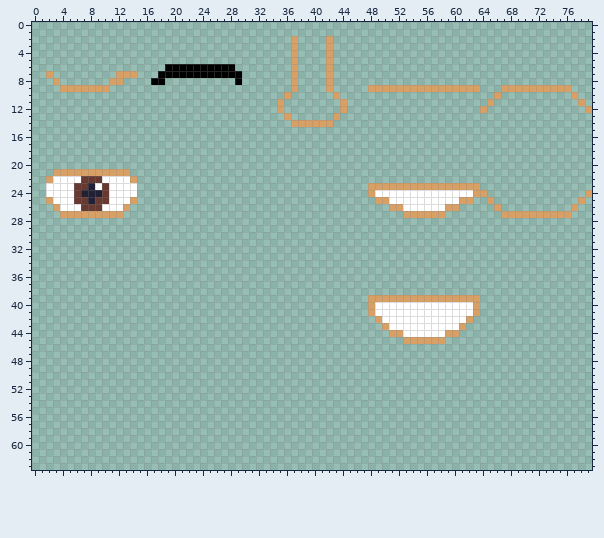
Sprite sheet -- public/assets/parts.png. That is the earlier state.
The file is 80x64 pixels.
Once edited:
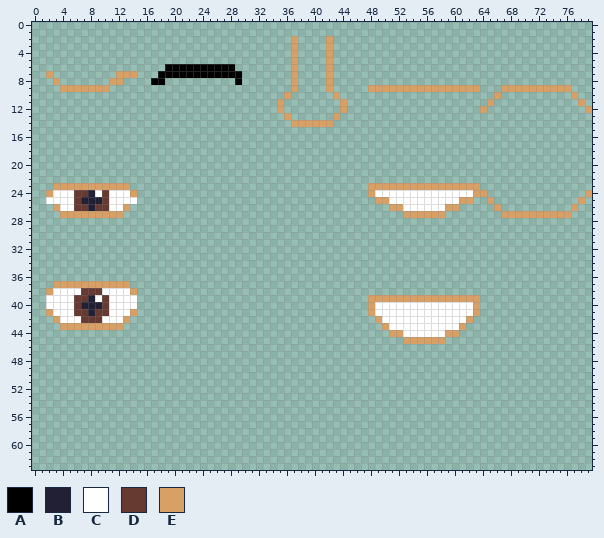
Palette (. is transparent): A #000000  B #222034  C #ffffff  D #663931  E #d9a066
The exact change:
There is now colour B in row 39 at x 8; in row 40 at x 7 to 9; in row 41 at x 8.
The edit turns colour D into colour B in row 25 at x 7 and 9; in row 26 at x 8.
There is now colour C in row 38 at x 3 to 6 and 10 to 13; in row 39 at x 2 to 5, 9 and 11 to 14; in row 40 at x 2 to 5 and 11 to 14; in row 41 at x 3 to 5 and 11 to 13; in row 42 at x 4 to 6 and 10 to 12.
The edit turns colour B into colour C in row 24 at x 9.
The edit turns colour E into colour C in row 25 at x 2 and 14.
There is now colour D in row 38 at x 7 to 9; in row 39 at x 6 to 7 and 10; in row 40 at x 6 and 10; in row 41 at x 6 to 7 and 9 to 10; in row 42 at x 7 to 9.
The edit turns colour B into colour D in row 24 at x 7.
The edit turns colour C into colour D in row 26 at x 6 and 10.
There is now colour E in row 37 at x 3 to 13; in row 38 at x 2 and 14; in row 41 at x 2 and 14; in row 42 at x 3 and 13; in row 43 at x 4 to 12.
The edit turns colour B into colour E in row 23 at x 8.
The edit turns colour C into colour E in row 23 at x 3 to 5, 9 and 11 to 13; in row 24 at x 2 and 14.
The edit turns colour D into colour E in row 23 at x 6 to 7 and 10.
The edit erases colour C in row 22 at x 3 to 6 and 10 to 13; in row 23 at x 2 and 14.
The edit erases colour D in row 22 at x 7 to 9.
The edit erases colour E in row 21 at x 3 to 13; in row 22 at x 2 and 14.
Pixel boxes of the changes (left, top, right, bottom) in both pictures:
changed: (46, 169, 137, 211)
added: (46, 281, 137, 330)
